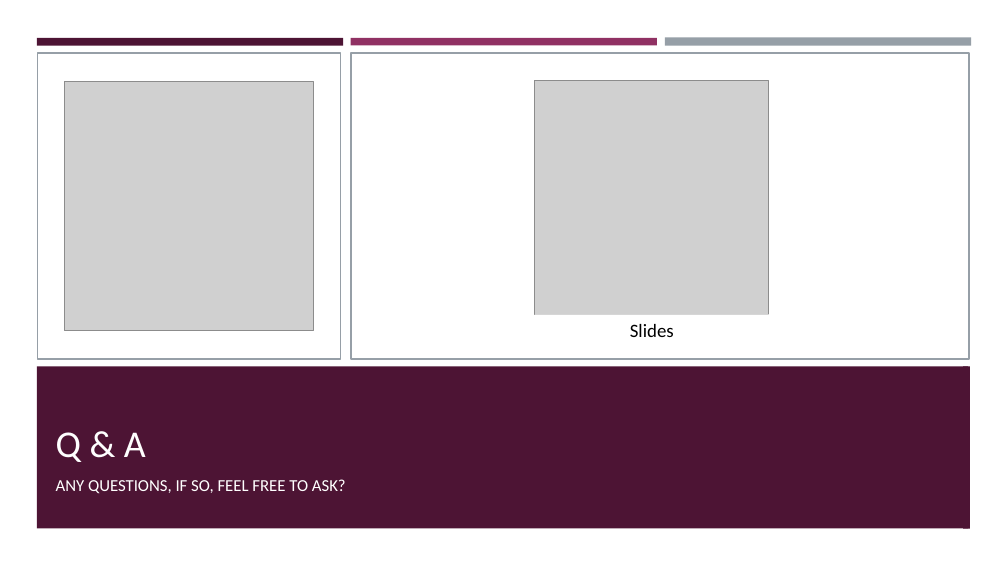
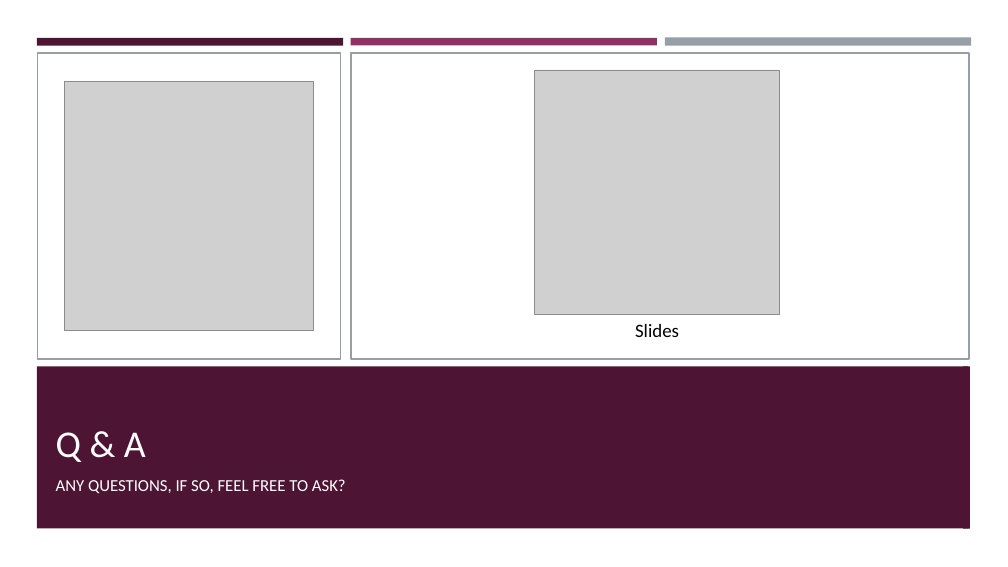
Before and after one commit to zombie-zero-nust/meta, a slide deck: slide 80 of slides/Presentation [Final].pptx. Drawn at 1008x567 pixels with LibreOffice and Linux fonts; fonts in the diff are those of the drawing; grey boxes stand for pictures. Boxes give left, top, right and bottom in pixels: in the first picture for what was removed or moved away, otherwise in the second. Text is boxed around its words. In the diff, an @@ line names an element or a change of style, - is before the commit and + after.

```diff
--- a/slides/Presentation [Final].pptx
+++ b/slides/Presentation [Final].pptx
@@ picture: place and size @@
-picture at (535,81,769,315)
+picture at (535,70,780,315)
@@ rectangle "Slides": place and size @@
-rectangle "Slides" at (535,315,769,346)
+rectangle "Slides" at (535,315,780,346)
```
Also in this commit, not shown: 1 other slide changed, 3 other files.
